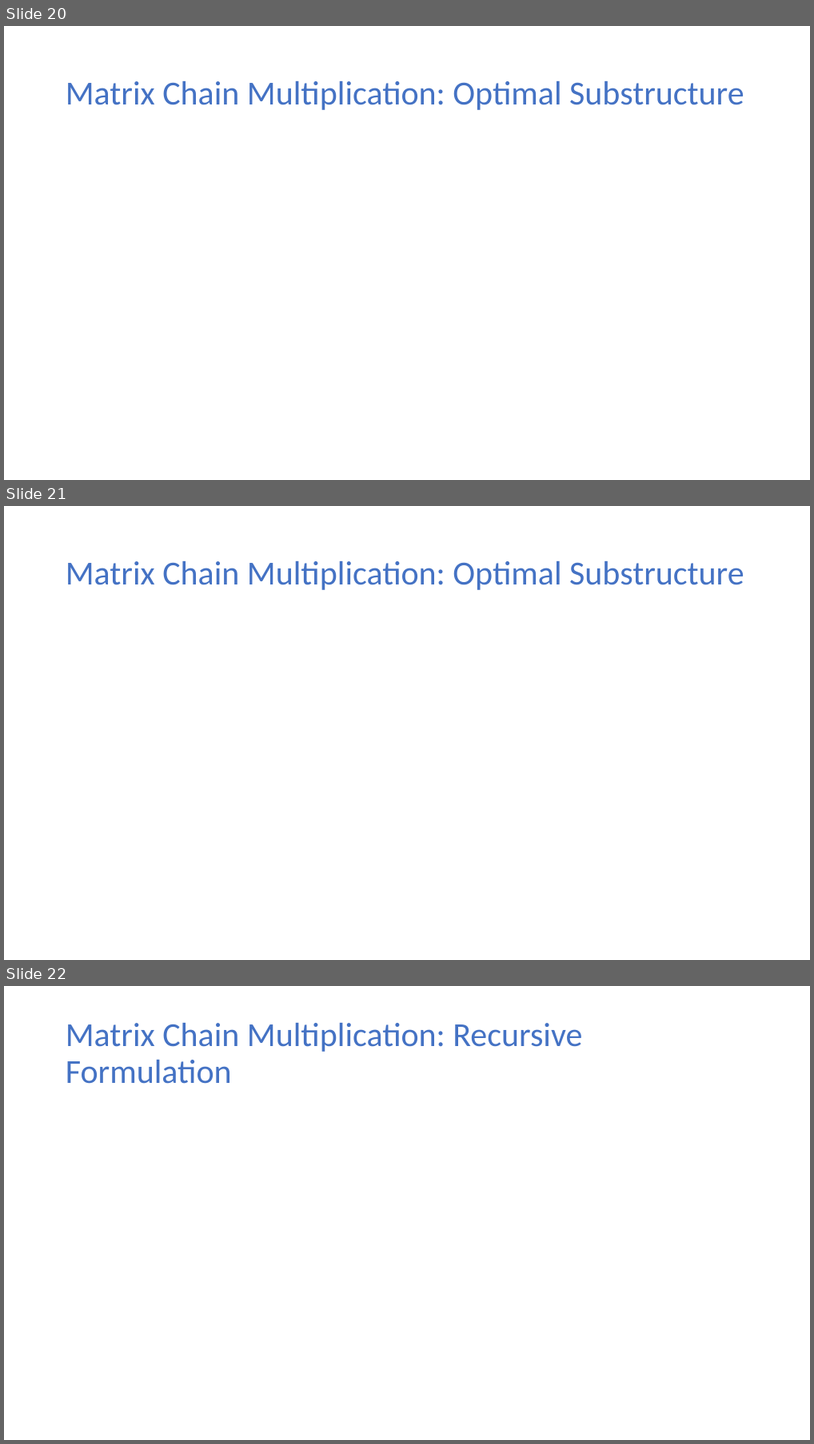
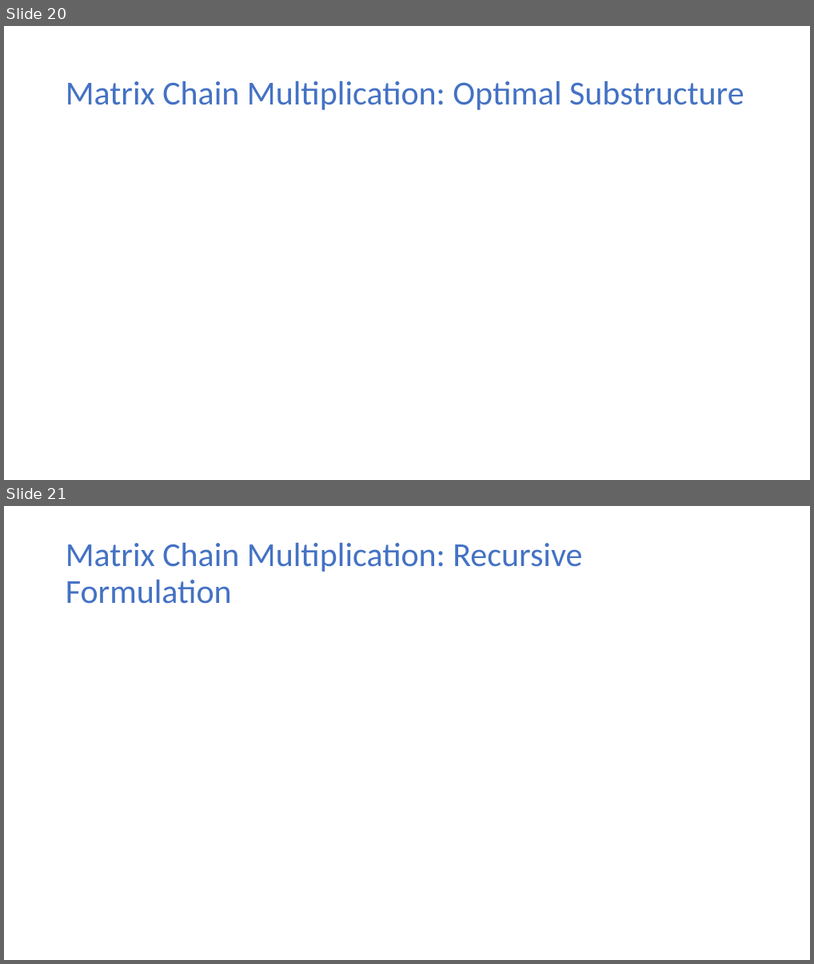
Before and after one commit to ekkapotc/EA, a slide deck: Lectures/Lecture 7.pptx. Shown one above the other, each under a label of ours: slides 20, 21 and 22 before the commit, slides 20 and 21 after it. The pictures are 814x1444 and 814x964 pixels, drawn with LibreOffice and Linux fonts; fonts in the diff are those of the drawing; grey boxes stand for pictures. Boxes give left, top, right and bottom in pixels: in the first picture for what was removed or moved away, otherwise in the second. Text is boxed around its words. In the diff, an @@ line names an element or a change of style, - is before the commit and + after.

```diff
--- a/Lectures/Lecture 7.pptx
+++ b/Lectures/Lecture 7.pptx
@@ slide 21 removed at (4, 506, 810, 960), background #FFFFFF @@
@@ title removed at (66, 561, 745, 590) @@
-Matrix Chain Multiplication: Optimal Substructure
@@ what was slide 22 is now slide 21 @@
```
Also in this commit, not shown: 9 slides changed, 1 other slide removed, 1 other file.
